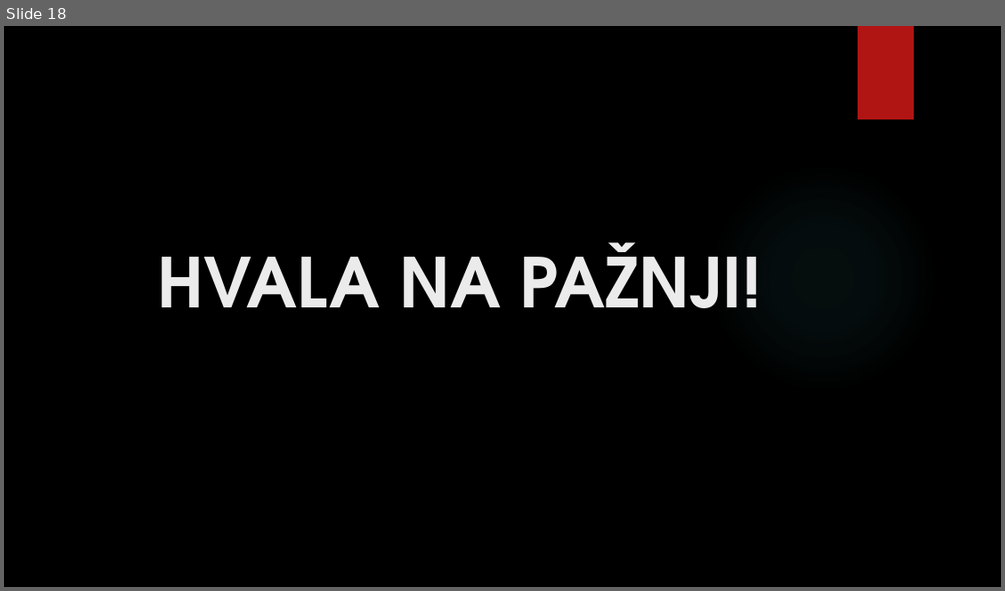
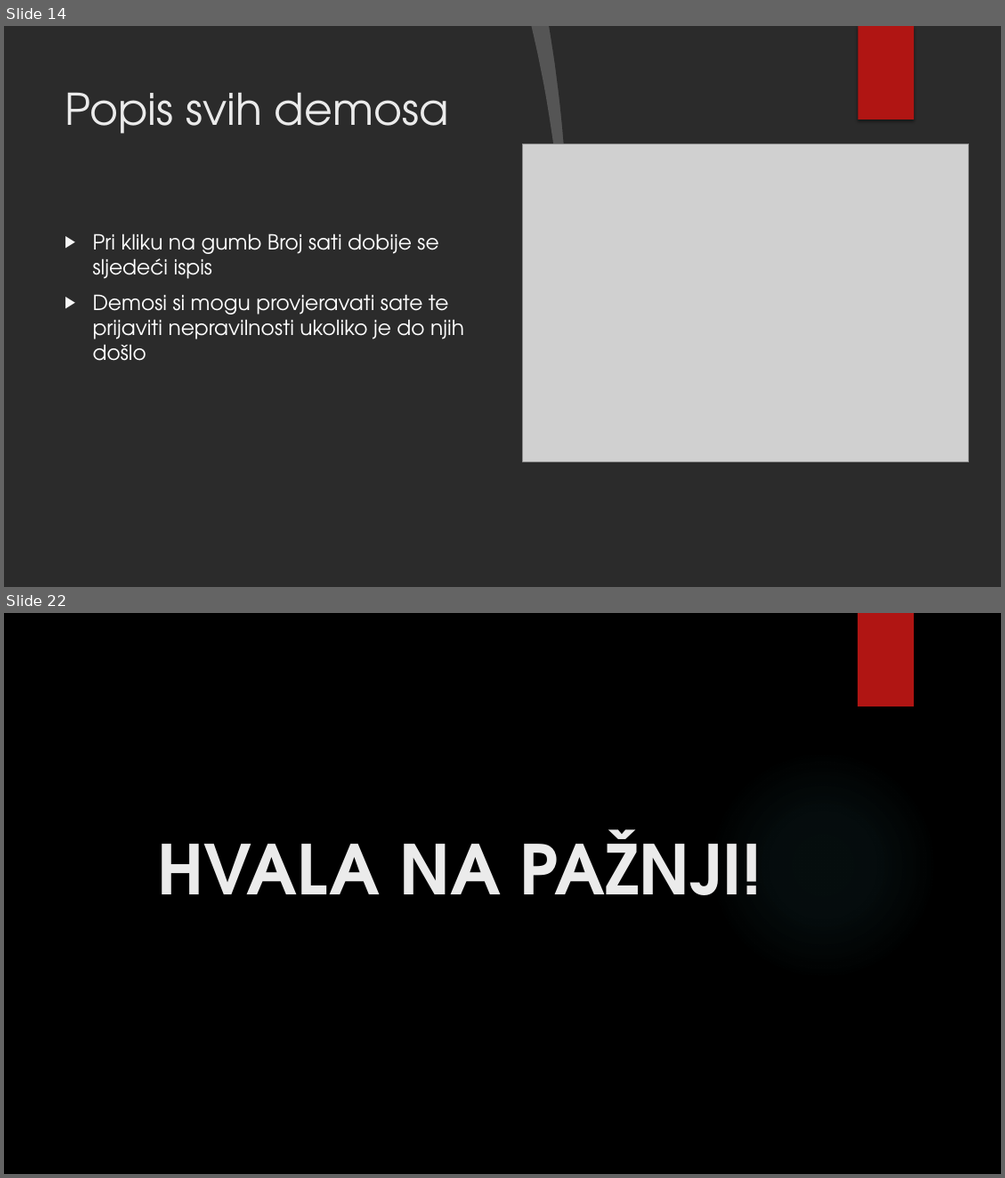
Before and after one commit to NikolaKasnar/Aplikacija-za-demose, a slide deck: Aplikacija za organizaciju demosa za računarske praktikume te.pptx. Shown one above the other, each under a label of ours: slide 18 before the commit, slides 14 and 22 after it; the slides between them are not shown. The pictures are 1005x591 and 1005x1178 pixels, drawn with LibreOffice and Linux fonts; fonts in the diff are those of the drawing; grey boxes stand for pictures; background and template pictures are left out; a plain dark background stands for a picture behind light text. Boxes give left, top, right and bottom in pixels: in the first picture for what was removed or moved away, otherwise in the second. Text is boxed around its words. In the diff, an @@ line names an element or a change of style, - is before the commit and + after.

```diff
--- a/Aplikacija za organizaciju demosa za računarske praktikume te.pptx
+++ b/Aplikacija za organizaciju demosa za računarske praktikume te.pptx
@@ slide 14 added at (4,26,1001,587), background picture (left out); not listed: 1 template element that a slide beside it also shows @@
@@ freeform shape added at (531,26,577,329), fill #FFFFFF at 20% opacity @@
@@ freeform shape added at (549,26,1001,587), fill #D9D9D9 @@
@@ rectangle added at (858,26,914,119), fill #B01513 @@
@@ title added at (65,92,449,134), 42 pt, text #EBEBEB @@
+Popis svih demosa
@@ picture added at (523,144,970,462) @@
@@ text added at (93,233,464,361), 20 pt, text #FFFFFF @@
+▶ Pri kliku na gumb Broj sati dobije se sljedeći ispis
+▶ Demosi si mogu provjeravati sate te prijaviti nepravilnosti ukoliko je do njih došlo
@@ what was slide 18 is now slide 22 @@
```
Also in this commit, not shown: 8 slides changed, 6 other slides added, 3 slides removed.
